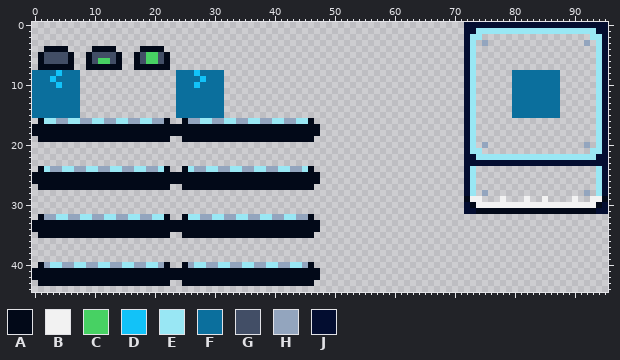
Pixel-art file, stored at res/aesprite/tileset.aseprite. This is how it looked before the edit.
96x96 pixels, 1 frame. Shown: x 0..95, y 0..44.
Palette (. is transparent): A #020918  B #f2f2f2  C #47d163  D #12c2f8  E #99e7f4  F #0b6f9d  G #424e66  H #93a5be  J #030d30
Pixels before (only the part around the change), first column x 0:
 0 ......................................................................
 1 ......................................................................
 2 ......................................................................
 3 ......................................................................
 4 ..AAAA....AAAA....AAAA................................................
 5 .AGGGGA..AGGGGA..AGCCGA...............................................
 6 .AGGGGA..AGCCGA..AGCCGA...............................................
 7 .AAAAAA..AAAAAA..AAAAAA...............................................
 8 FFFFDFFF................FFFDFFFF......................................
 9 FFFDFFFF................FFFFDFFF......................................
10 FFFFDFFF................FFFDFFFF......................................
11 FFFFFFFF................FFFFFFFF......................................
12 FFFFFFFF................FFFFFFFF......................................
13 FFFFFFFF................FFFFFFFF......................................
And afterwards:
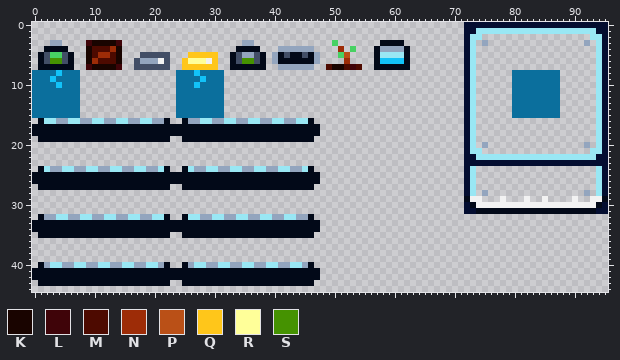
Colours new in this view: K #190400  L #3f0409  M #4d0a00  N #9d2c07  P #ba5017  Q #ffc61a  R #ffff99  S #459201
Diff:
{"where": "layer \"Layer 1\""}
{"y":3,"x":3,"old":"..","new":"HH"}
{"y":3,"x":9,"old":"......","new":"LKKKKL"}
{"y":3,"x":35,"old":"..","new":"HH"}
{"y":3,"x":50,"old":".","new":"C"}
{"y":3,"x":58,"old":"....","new":"AAAA"}
{"y":4,"x":9,"old":".AAAA.","new":"KMMMNK"}
{"y":4,"x":18,"old":"AAAA","new":"...."}
{"y":4,"x":34,"old":"....","new":"AAAA"}
{"y":4,"x":41,"old":"......","new":"HHHHHH"}
{"y":4,"x":51,"old":".","new":"N"}
{"y":4,"x":53,"old":".","new":"C"}
{"y":4,"x":57,"old":"......","new":"AHHHHA"}
{"y":5,"x":3,"old":"GG","new":"CC"}
{"y":5,"x":9,"old":"AGGGGA","new":"KMNNMK"}
{"y":5,"x":17,"old":"A","new":"."}
{"y":5,"x":19,"old":"CC","new":"GG"}
{"y":5,"x":22,"old":"A","new":"G"}
{"y":5,"x":26,"old":".....","new":"QQQQQ"}
{"y":5,"x":33,"old":"......","new":"AGHHGA"}
{"y":5,"x":40,"old":"........","new":"HAGAAGAH"}
{"y":5,"x":51,"old":"..","new":"CP"}
{"y":5,"x":57,"old":"......","new":"AEEEEA"}
{"y":6,"x":3,"old":"GG","new":"SS"}
{"y":6,"x":9,"old":"AGCCGA","new":"KNMMMK"}
{"y":6,"x":17,"old":"AGCCGA","new":"GHHHBG"}
{"y":6,"x":25,"old":"......","new":"QRRRBQ"}
{"y":6,"x":33,"old":"......","new":"AGSSGA"}
{"y":6,"x":40,"old":"........","new":"HAAAAAAH"}
{"y":6,"x":52,"old":".","new":"N"}
{"y":6,"x":57,"old":"......","new":"ADDDDA"}
{"y":7,"x":9,"old":"AAAAAA","new":"LKKKKL"}
{"y":7,"x":17,"old":"AAAAAA","new":"GGGGGG"}
{"y":7,"x":25,"old":"......","new":"QQQQQQ"}
{"y":7,"x":33,"old":"......","new":"AAAAAA"}
{"y":7,"x":41,"old":"......","new":"HHHHHH"}
{"y":7,"x":49,"old":"......","new":"MKKMLM"}
{"y":7,"x":57,"old":"......","new":"AAAAAA"}
{"label":"changed","picture_box":[50,40,62,64]}
{"label":"changed","picture_box":[86,40,410,70]}
